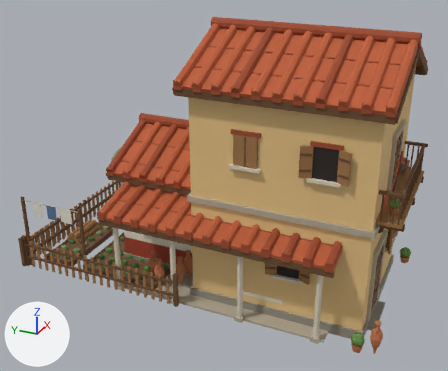
Two versions of the FBX model Assets/Content/Models/Schmalhaus.fbx, one commit apart.
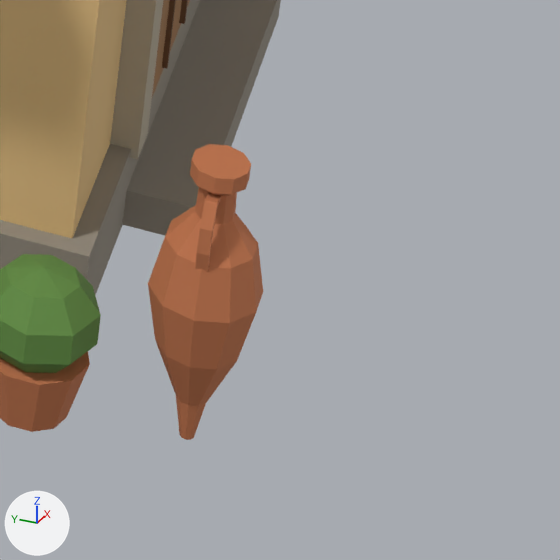
The first picture shows the older version from a camera (50 mm lens) standing at (-4.92, -2.18, 3.3) and looking at (-0.12, -0.02, 0.9). The close-ups show the older and then the newer version on the part from 79% to 93% of the width and 82% to 99% of the height of that picture. Only the edits that show in the close-ups are written down. Lighting does not change. The marker at lower left points along +X, +Y and +Z. Where no turn or scale is listed for an object, it has been applied to the vertices. Vertices at exactly the same position are counted once.

Objects in the first close-up: 'Schmalhaus_0', 'Schmalhaus_1'.
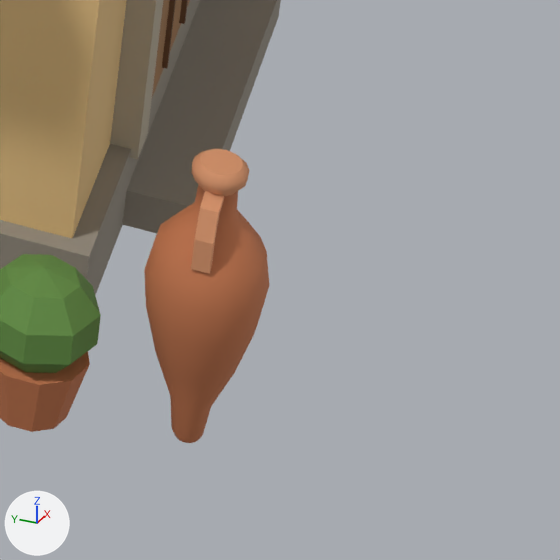
What differs and where, as boxes [x1, y1, x2, y2] in the close-ups (560 x 560 px):
```json
{"object": "Schmalhaus_0", "change": "reshaped", "before": [0, 0, 281, 440], "after": [0, 0, 281, 443]}
{"part": 1, "of": "me_schmalhaus_0", "change": "built on", "before": [148, 144, 263, 440], "after": [144, 149, 269, 443]}
{"part": 2, "of": "me_schmalhaus_0", "change": "recoloured", "before": [190, 160, 251, 231], "after": [192, 165, 249, 244]}
```

Scene script edits in JSON lines:
```json
{"op": "add", "block": "mat_terrakottahell", "code": ["mat_terrakottahell = principled_material('TerrakottaHell')", "mat_terrakottahell.base_color = (0.674, 0.296, 0.147)  # orange #d6946b", "mat_terrakottahell.roughness = 0.85"]}
{"block": "me_schmalhaus_0", "where": "# used by ob_schmalhaus_0; location = (0.0, 0.0, 0.0)"}
{"op": "remove", "block": "me_schmalhaus_0", "code": "me_schmalhaus_0.from_pydata(...)  # 3468 vertices, 2969 faces; spans x -0.88..0.88, y -1.71..1.82, z 0.0..2.41"}
{"op": "add", "block": "me_schmalhaus_0", "code": "me_schmalhaus_0.from_pydata(...)  # 3720 vertices, 3194 faces; spans x -0.88..0.88, y -1.71..1.82, z 0.0..2.41"}
{"block": "me_schmalhaus_0", "change": "me_schmalhaus_0 part 1: 43 vertices moved from x -0.83..-0.73, y -1.69..-1.59, z 0.0..0.28 to x -0.83..-0.73, y -1.69..-1.59, z 0.0..0.27; 28 vertices removed from x -0.82..-0.74, y -1.66..-1.62, z 0.04..0.3; 112 vertices added at x -0.83..-0.73, y -1.69..-1.59, z 0.0..0.3"}
{"block": "me_schmalhaus_0", "change": "me_schmalhaus_0 part 2: 84 faces spanning x -0.83..-0.37, y -1.66..0.26, z 0.25..0.3 switch from mat_terrakotta (orange #c2754c) to mat_terrakottahell (orange #d6946b)"}
{"block": "me_schmalhaus_0", "change": "other edits to the shape of me_schmalhaus_0 do not show in these pictures"}
```
